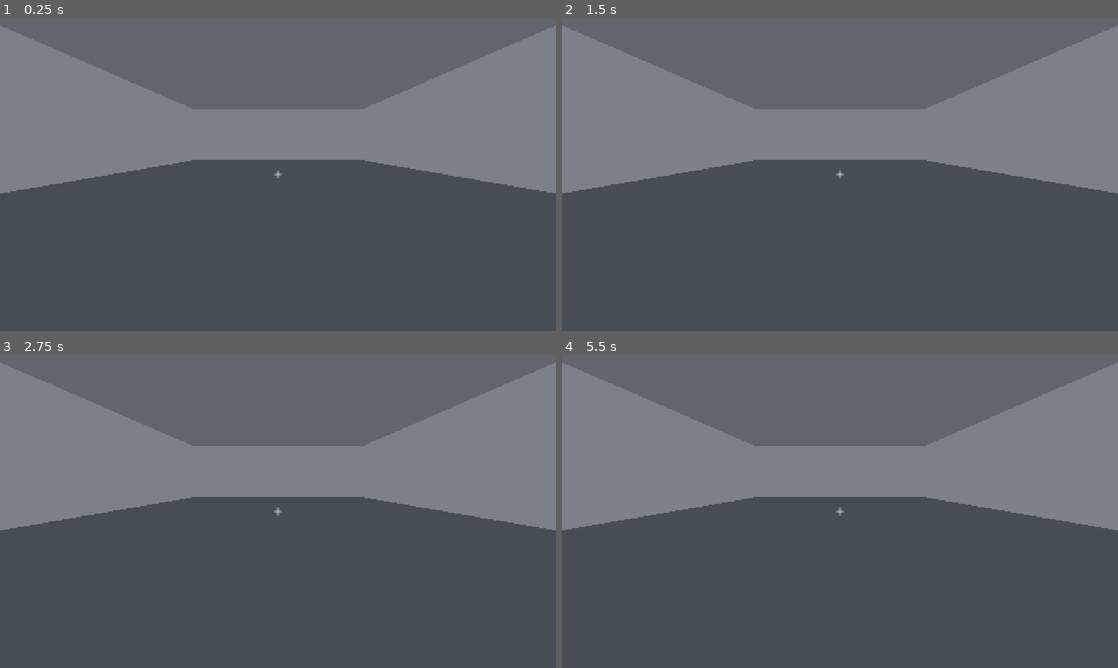
Above: before the commit, frames 1-4 (two rows, left to right).
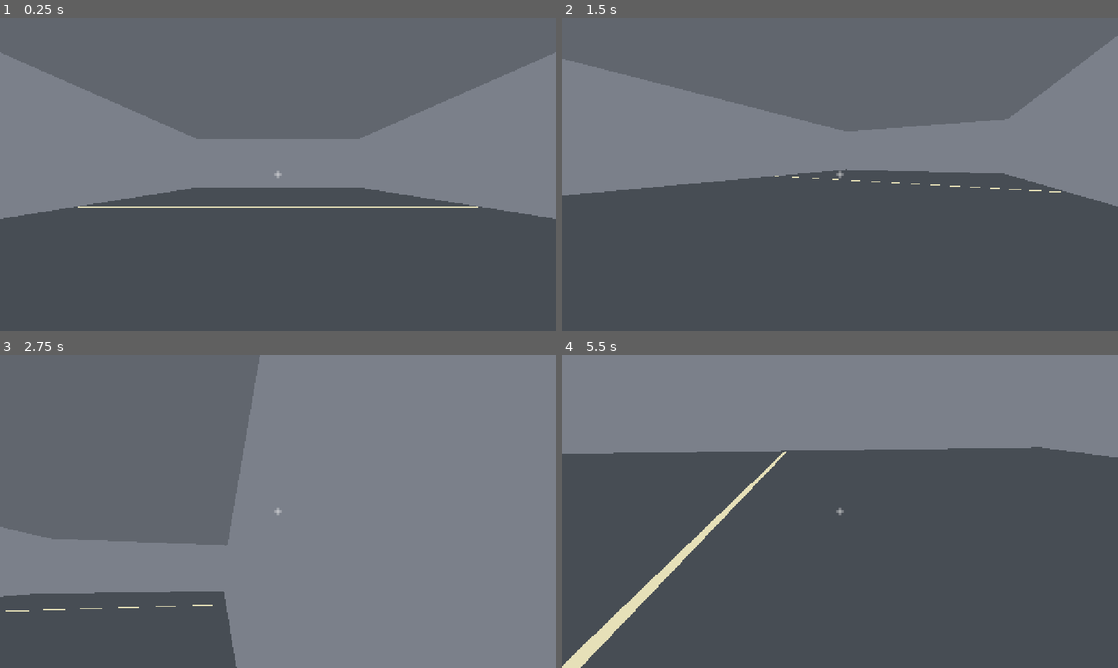
Above: after the commit, the same moments.

Repository: copley/dodgeball-fps
Game: Godot game, scene res://scenes/main.tscn
Same seed, same stepped clock (60 frames per second), same inputs: the game is played once before the commit and once after it.
Inputs (mouse positions are in pixels of both pictures, inside the frame that each line leads up to):
- Up to frame 1 (0.25 s): no input
- Up to frame 2 (1.5 s): tap Enter at 0.5 s; move the mouse to (962, 158) at 0.52 s; hold D (move_right, bound only after the commit) 0.53-1.28 s; click (962, 158) at 0.67 s; move the mouse to (728, 190) at 1.27 s; hold S (move_back, bound only after the commit) from 1.28 s (still down); click (728, 190) at 1.42 s
- Up to frame 3 (2.75 s): move the mouse to (333, 442) at 2.02 s; release S (move_back, bound only after the commit) at 2.03 s; hold D (move_right, bound only after the commit) from 2.03 s (still down); click (333, 442) at 2.17 s
- Up to frame 4 (5.5 s): tap Space at 2.75 s; move the mouse to (812, 574) at 2.77 s; release D (move_right, bound only after the commit) at 2.78 s; hold W (move_forward, bound only after the commit) 2.78-3.53 s; click (812, 574) at 2.92 s; move the mouse to (1006, 558) at 3.52 s; hold A (move_left, bound only after the commit) 3.53-5.03 s; click (1006, 558) at 3.67 s; tap Escape (ui_cancel) at 4.15 s; move the mouse to (673, 464) at 4.27 s; click (673, 464) at 4.42 s; move the mouse to (867, 511) at 5.02 s; hold S (move_back, bound only after the commit) from 5.03 s (still down); click (867, 511) at 5.17 s

The runs differ from the first frame. In frame 1, 18% of the frame differs, in the area x 0-100%, y 2-65%; in frame 2, 9.6%; in frame 3, 66%, in the area x 0-100%, y 0-100%; in frame 4, 40%.

Commit message:
feat: add first-person movement and mouse look

Diff:
--- a/project.godot
+++ b/project.godot
@@ -22,6 +22,25 @@
 window/stretch/mode="canvas_items"
 window/stretch/aspect="expand"
 
+[input]
+
+move_forward={
+"deadzone": 0.5,
+"events": [Object(InputEventKey,"physical_keycode":87)]
+}
+move_back={
+"deadzone": 0.5,
+"events": [Object(InputEventKey,"physical_keycode":83)]
+}
+move_left={
+"deadzone": 0.5,
+"events": [Object(InputEventKey,"physical_keycode":65)]
+}
+move_right={
+"deadzone": 0.5,
+"events": [Object(InputEventKey,"physical_keycode":68)]
+}
+
 [physics]
 
 3d/physics_engine="Jolt Physics"
--- a/scenes/main.tscn
+++ b/scenes/main.tscn
@@ -1,6 +1,7 @@
-[gd_scene load_steps=4 format=3]
+[gd_scene load_steps=5 format=3]
 
 [ext_resource type="PackedScene" path="res://scenes/court.tscn" id="1_court"]
+[ext_resource type="Script" path="res://scripts/main.gd" id="2_main"]
 
 [sub_resource type="Environment" id="Environment_main"]
 background_mode = 1
@@ -17,6 +18,7 @@
 corner_radius_bottom_left = 1
 
 [node name="Main" type="Node3D"]
+script = ExtResource("2_main")
 
 [node name="Court" parent="." instance=ExtResource("1_court")]
 
@@ -28,11 +30,6 @@
 light_color = Color(0.92, 0.94, 1, 1)
 light_energy = 1.15
 shadow_enabled = true
-
-[node name="Camera3D" type="Camera3D" parent="."]
-position = Vector3(0, 1.7, 10)
-rotation_degrees = Vector3(-8, 0, 0)
-current = true
 
 [node name="UI" type="CanvasLayer" parent="."]
 
--- /dev/null
+++ b/scenes/player.tscn
@@ -0,0 +1,21 @@
+[gd_scene load_steps=3 format=3]
+
+[ext_resource type="Script" path="res://scripts/player.gd" id="1_player"]
+
+[sub_resource type="CapsuleShape3D" id="CapsuleShape3D_player"]
+radius = 0.4
+height = 1.8
+
+[node name="Player" type="CharacterBody3D"]
+floor_snap_length = 0.25
+floor_stop_on_slope = true
+script = ExtResource("1_player")
+
+[node name="CollisionShape3D" type="CollisionShape3D" parent="."]
+position = Vector3(0, 0.9, 0)
+shape = SubResource("CapsuleShape3D_player")
+
+[node name="Camera3D" type="Camera3D" parent="."]
+position = Vector3(0, 1.6, 0)
+current = true
+near = 0.05
--- /dev/null
+++ b/scripts/main.gd
@@ -0,0 +1,11 @@
+extends Node3D
+
+const PLAYER_SCENE: PackedScene = preload("res://scenes/player.tscn")
+
+@onready var player_spawn: Marker3D = $Court/SpawnMarkers/PlayerSpawn
+
+
+func _ready() -> void:
+	var player: CharacterBody3D = PLAYER_SCENE.instantiate()
+	add_child(player)
+	player.global_transform = player_spawn.global_transform
--- /dev/null
+++ b/scripts/player.gd
@@ -0,0 +1,57 @@
+extends CharacterBody3D
+
+@export var move_speed: float = 7.0
+@export var mouse_sensitivity: float = 0.002
+@export_range(1.0, 89.0, 1.0) var vertical_look_limit_degrees: float = 85.0
+
+@onready var camera: Camera3D = $Camera3D
+
+var gravity: float = ProjectSettings.get_setting("physics/3d/default_gravity")
+
+
+func _ready() -> void:
+	Input.mouse_mode = Input.MOUSE_MODE_CAPTURED
+
+
+func _unhandled_input(event: InputEvent) -> void:
+	if event.is_action_pressed("ui_cancel"):
+		Input.mouse_mode = Input.MOUSE_MODE_VISIBLE
+		return
+
+	if event is InputEventMouseButton and event.pressed:
+		Input.mouse_mode = Input.MOUSE_MODE_CAPTURED
+
+	if event is InputEventMouseMotion and Input.mouse_mode == Input.MOUSE_MODE_CAPTURED:
+		_apply_mouse_look(event.relative)
+
+
+func _apply_mouse_look(relative_motion: Vector2) -> void:
+	rotate_y(-relative_motion.x * mouse_sensitivity)
+	camera.rotation.x = clampf(
+		camera.rotation.x - relative_motion.y * mouse_sensitivity,
+		deg_to_rad(-vertical_look_limit_degrees),
+		deg_to_rad(vertical_look_limit_degrees)
+	)
+
+
+func _physics_process(delta: float) -> void:
+	if not is_on_floor():
+		velocity.y -= gravity * delta
+	else:
+		velocity.y = 0.0
+
+	var input_direction := Input.get_vector(
+		"move_left",
+		"move_right",
+		"move_forward",
+		"move_back"
+	)
+	var movement_direction := (transform.basis * Vector3(
+		input_direction.x,
+		0.0,
+		input_direction.y
+	)).normalized()
+
+	velocity.x = movement_direction.x * move_speed
+	velocity.z = movement_direction.z * move_speed
+	move_and_slide()
Not shown, added: scripts/main.gd.uid
Not shown, added: scripts/player.gd.uid
Not shown, changed: docs/TASKS.md
